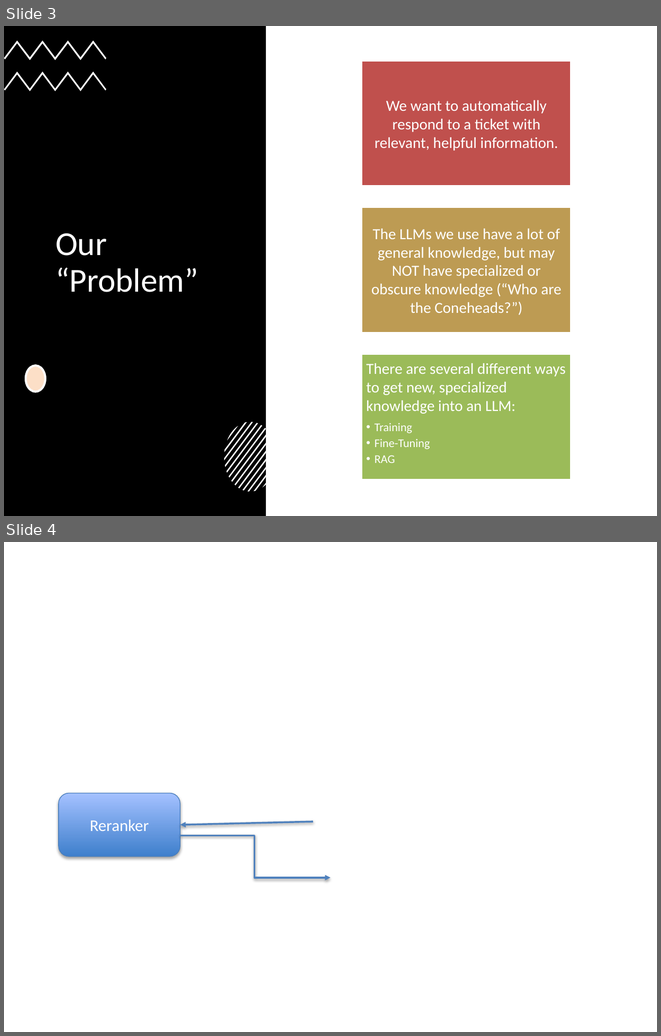
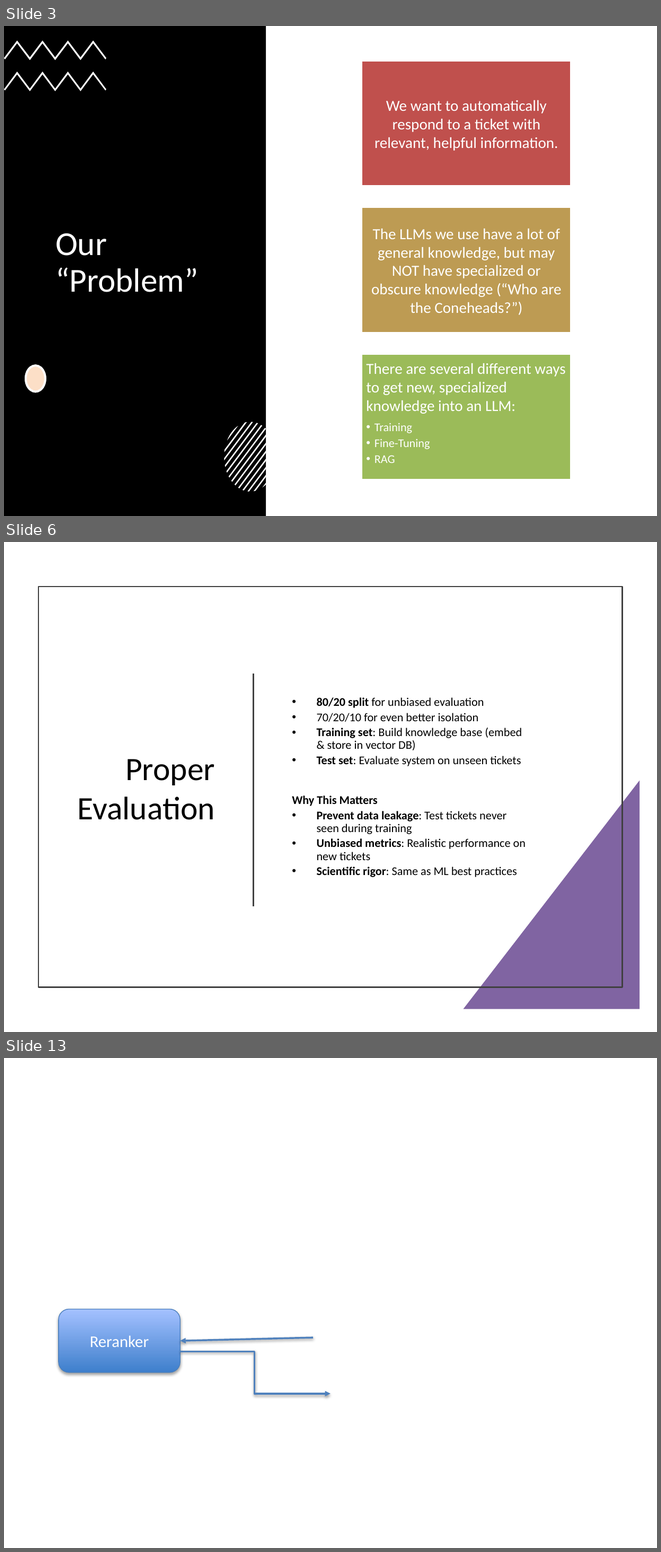
Before and after one commit to tniccum21/LLM_Class, a slide deck: Week06/Week06.pptx. Shown one above the other, each under a label of ours: slides 3 and 4 before the commit, slides 3, 6 and 13 after it; the slides between them are not shown. The pictures are 661x1036 and 661x1552 pixels, drawn with LibreOffice and Linux fonts; fonts in the diff are those of the drawing; background and template pictures are left out. Boxes give left, top, right and bottom in pixels: in the first picture for what was removed or moved away, otherwise in the second. Text is boxed around its words. In the diff, an @@ line names an element or a change of style, - is before the commit and + after.

```diff
--- a/Week06/Week06.pptx
+++ b/Week06/Week06.pptx
@@ slide 6 added at bbox=[4, 542, 657, 1032], background #FFFFFF @@
@@ rectangle added at bbox=[38, 587, 623, 987], outline #404040 1.5 pt @@
@@ line added from (254, 674) to (254, 906), #404040 1.5 pt @@
@@ text added at bbox=[292, 697, 526, 877], 13 pt, text #000000 @@
+• 80/20 split for unbiased evaluation
+• 70/20/10 for even better isolation
+• Training set: Build knowledge base (embed & store in vector DB)
+• Test set: Evaluate system on unseen tickets
+Why This Matters
+• Prevent data leakage: Test tickets never seen during training
+• Unbiased metrics: Realistic performance on new tickets
+• Scientific rigor: Same as ML best practices
@@ title added at bbox=[78, 759, 215, 820], 36 pt, text #000000 @@
+Proper Evaluation
@@ right triangle added at bbox=[463, 780, 639, 1009], fill #8064A2 @@
@@ what was slide 4 is now slide 13 @@
```
Also in this commit, not shown: 8 other slides added, 5 slides removed, 14 other files.
